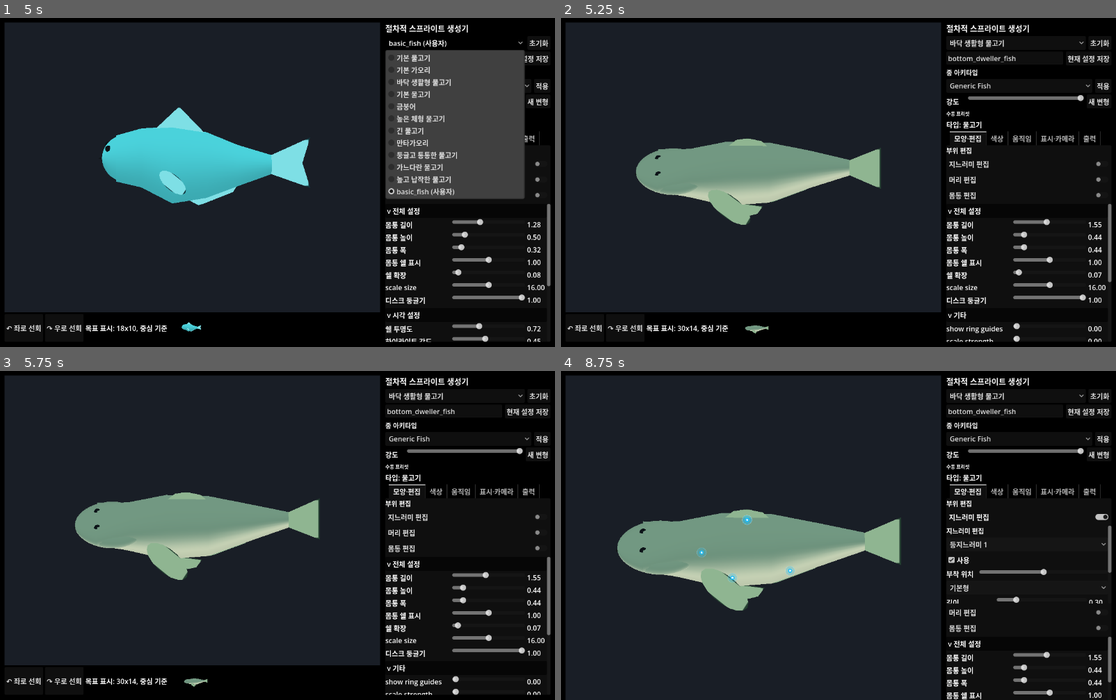
Above: before the commit, frames 1-4 (two rows, left to right).
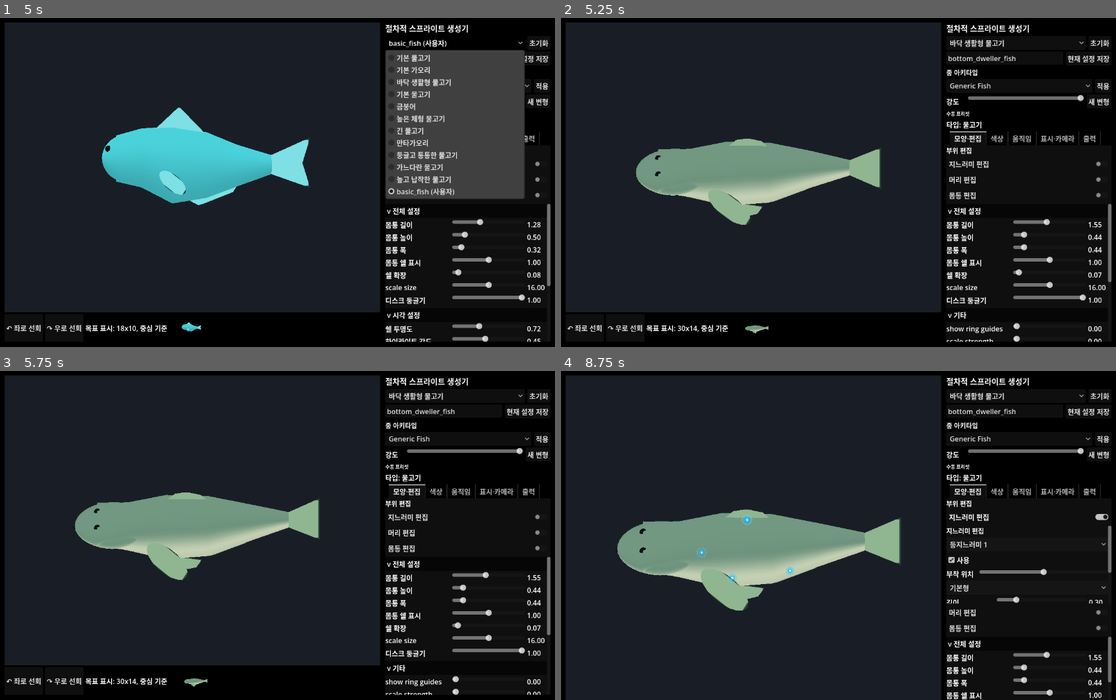
Above: after the commit, the same moments.

Repository: currywhaleshark/aquarium_sprite_mock-up_generator
Game: Godot game, scene res://scenes/Main.tscn
Two runs of this game, one before a commit and one after it. Both use one fixed random seed, a clock stepped at 60 frames per second and the inputs below.
Inputs:
- Up to frame 1 (5 s): click "↶ 좌로 선회" at 0.5 s; click "↷ 우로 선회" at 1.25 s; click "기본 물고기" at 2 s; click "초기화" at 2.75 s; click "현재 설정 저장" at 3.5 s; click "basic_fish (사용자)" at 4.25 s
- Up to frame 2 (5.25 s): click "Generic Fish" at 5 s
- Up to frame 3 (5.75 s): no input
- Up to frame 4 (8.75 s): click "바닥 생활형 물고기" at 5.75 s; click "적용" at 6.5 s; click "새 변형" at 7.25 s; click "지느러미 편집" at 8 s

Frame 1 is identical in both runs. In frame 2, less than 0.1% of the frame differs, in the area x 13-34%, y 39-95%; in frame 3, less than 0.1%; in frame 4, less than 0.1%, in the area x 10-20%, y 45-63%.

Commit message:
feat(head): jaw offset translates the whole snout with the mouth
Adjusting the jaw moved only the mouth, leaving it floating in front of a rigid
head. Now the jaw offset drives a vertical shift (snout_y_shift) that translates
the snout as a rigid block - it does not curve - and ramps smoothly back into the
head body over a short blend span. The mouth, snout appendage socket, and barbel
cluster all ride the same shift so they stay attached to the snout.

The shift amount matches each mouth type's vertical offset from its no-jaw
baseline, so mouth and geometry move together. Threaded through HeadProfile and
the head sculpt params. Adds a HeadEditorModelTest regression check that dropping
the jaw lowers both the mouth and the front head-mesh vertices. Full suite green.

Co-Authored-By: Claude Opus 4.8 <noreply@anthropic.com>

Diff:
--- a/scripts/creature/FishRig.gd
+++ b/scripts/creature/FishRig.gd
@@ -1398,7 +1398,17 @@
 		"snout_base": param_float("snout_base", HeadProfile.SNOUT_BLEND_HALF),
 		"snout_thickness": param_float("snout_thickness", 1.0),
 		"snout_taper": param_float("snout_taper", 0.0),
+		"snout_y_shift": _snout_y_shift(),
 	}
+
+# How far the snout is translated vertically by the jaw. Matches the mouth's own
+# vertical offset from its no-jaw baseline (see _mouth_position_for_type) so the
+# snout geometry and the mouth move together instead of the mouth floating.
+func _snout_y_shift() -> float:
+	var jaw_offset := param_float("jaw_offset", 0.0)
+	if String(parameters.get("mouth_type", "terminal")) == "superior":
+		return absf(jaw_offset)
+	return jaw_offset
 
 func _head_scale_for_shape(shape: String, head_size: float, body_height: float, body_width: float) -> Vector3:
 	var flatten := clampf(param_float("head_flattening", 0.0), 0.0, 0.65)
@@ -1543,7 +1553,7 @@
 	if snout_app_type != "none":
 		var snout_socket := Node3D.new()
 		snout_socket.name = "SnoutSocket"
-		snout_socket.position = Vector3(-0.5 - snout_length, 0.0, 0.0)
+		snout_socket.position = Vector3(-0.5 - snout_length, _snout_y_shift(), 0.0)
 		# Cancel out head scaling so the appendage isn't deformed
 		snout_socket.scale = Vector3(1.0 / head.scale.x, 1.0 / head.scale.y, 1.0 / head.scale.z)
 		head.add_child(snout_socket)
@@ -1656,7 +1666,7 @@
 		return
 	var root := Node3D.new()
 	root.name = "BarbelCluster_%s" % style
-	root.position = Vector3(-0.48 - snout_length * 0.18, -0.12, 0.0)
+	root.position = Vector3(-0.48 - snout_length * 0.18, -0.12 + _snout_y_shift(), 0.0)
 	head.add_child(root)
 	var specs := []
 	match style:
@@ -1707,25 +1717,25 @@
 			root.add_child(downturn)
 
 func _mouth_position_for_type(mouth_type: String, _head_scale: Vector3, _snout_length: float) -> Vector3:
-	# _head_front_surface_x now follows the deformed snout tip, so the snout length
-	# is no longer added to the outset here (that double-counted the protrusion).
-	var jaw_offset := param_float("jaw_offset", 0.0)
+	# The mouth sits on the snout at its no-jaw baseline height, then rides the snout
+	# vertical shift so it stays attached to the deformed geometry (the mesh applies the
+	# same shift via snout_y_shift). _head_front_surface_x already follows the snout tip
+	# in x, so the snout length is not re-added to the outset here.
+	var base_y := 0.0
+	var outset := 0.035
 	match mouth_type:
 		"superior":
-			var y := 0.11 + absf(jaw_offset)
-			return Vector3(_head_front_surface_x(y, 0.0, 0.035), y, 0.0)
+			base_y = 0.11
 		"inferior":
-			var y := -0.14 + jaw_offset
-			return Vector3(_head_front_surface_x(y, 0.0, 0.028), y, 0.0)
+			base_y = -0.14
+			outset = 0.028
 		"subterminal":
-			var y := -0.07 + jaw_offset
-			return Vector3(_head_front_surface_x(y, 0.0, 0.032), y, 0.0)
+			base_y = -0.07
+			outset = 0.032
 		"protrusible":
-			var y := jaw_offset
-			return Vector3(_head_front_surface_x(y, 0.0, 0.10), y, 0.0)
-		_:
-			var y := jaw_offset
-			return Vector3(_head_front_surface_x(y, 0.0, 0.035), y, 0.0)
+			outset = 0.10
+	var shift := _snout_y_shift()
+	return Vector3(_head_front_surface_x(base_y, 0.0, outset), base_y + shift, 0.0)
 
 func _mouth_angle_for_type(mouth_type: String) -> float:
 	match mouth_type:
--- a/scripts/creature/HeadProfile.gd
+++ b/scripts/creature/HeadProfile.gd
@@ -89,3 +89,20 @@
 # Height of the nuchal/forehead mass for the given forehead slope.
 static func hump_height(forehead_slope: float) -> float:
 	return HUMP_BASE_HEIGHT + forehead_slope * HUMP_SLOPE_GAIN
+
+# How far past the snout window the vertical shift blends back into the head body.
+const JAW_BLEND_SPAN := 0.18
+
+# Vertical shift applied so the whole snout translates with the jaw (the mouth's
+# offset from its no-jaw baseline). The snout (u < snout_base) moves as a RIGID block
+# by `shift` - it does not curve - then ramps smoothly to 0 over JAW_BLEND_SPAN so it
+# rejoins the head body without a step.
+static func snout_y_shift(shift: float, u: float, snout_base: float = SNOUT_BLEND_HALF) -> float:
+	if shift == 0.0:
+		return 0.0
+	if u <= snout_base:
+		return shift
+	if u >= snout_base + JAW_BLEND_SPAN:
+		return 0.0
+	var t := (u - snout_base) / JAW_BLEND_SPAN
+	return shift * (1.0 - smoothstep(0.0, 1.0, t))
--- a/scripts/creature/PrimitiveFactory.gd
+++ b/scripts/creature/PrimitiveFactory.gd
@@ -31,6 +31,7 @@
 	var snout_base := float(sculpt.get("snout_base", HeadProfile.SNOUT_BLEND_HALF))
 	var snout_thickness := float(sculpt.get("snout_thickness", 1.0))
 	var snout_taper := float(sculpt.get("snout_taper", 0.0))
+	var snout_shift := float(sculpt.get("snout_y_shift", 0.0))
 
 	var grid := []
 	for i in range(rings + 1):
@@ -73,6 +74,10 @@
 			# 4. Flattened head
 			if shape == "flattened" and y < 0.0:
 				y *= HeadProfile.FLATTEN_MESH_FACTOR
+
+			# 5. Jaw shift: the whole snout translates with the mouth (rigid, no curve).
+			if shape != "cephalofoil":
+				y += HeadProfile.snout_y_shift(snout_shift, u, snout_base)
 
 			ring_vertices.append(Vector3(x, y, z))
 		grid.append(ring_vertices)
--- a/scripts/tools/HeadEditorModelTest.gd
+++ b/scripts/tools/HeadEditorModelTest.gd
@@ -56,9 +56,45 @@
 	assert(float(pointed_shell_profile[0].x) > head_after.position.x - head_after.scale.x * 0.35)
 	assert(float(pointed_shell_profile[0].x) < head_after.position.x - head_after.scale.x * 0.05)
 
+	# Jaw bend: dropping the jaw must move the snout geometry with the mouth, not
+	# leave the mouth floating in front of a rigid head.
+	var neutral_jaw: Dictionary = fish.parameters.duplicate(true)
+	neutral_jaw["head_shape"] = "rounded"
+	neutral_jaw["mouth_type"] = "terminal"
+	neutral_jaw["snout_length"] = 0.2
+	neutral_jaw["snout_appendage"] = "none"
+	neutral_jaw["head_flattening"] = 0.0
+	neutral_jaw["jaw_offset"] = 0.0
+	fish.set_parameters(neutral_jaw)
+	await get_tree().process_frame
+	await get_tree().process_frame
+	var neutral_tip_y := _front_tip_min_y(fish.get_node_or_null("BodyPivot/Head") as MeshInstance3D)
+	var neutral_mouth_y := (fish.get_node_or_null("BodyPivot/Head/Mouth") as MeshInstance3D).position.y
+
+	var dropped_jaw: Dictionary = neutral_jaw.duplicate(true)
+	dropped_jaw["mouth_type"] = "inferior"
+	dropped_jaw["jaw_offset"] = -0.28
+	fish.set_parameters(dropped_jaw)
+	await get_tree().process_frame
+	await get_tree().process_frame
+	var dropped_tip_y := _front_tip_min_y(fish.get_node_or_null("BodyPivot/Head") as MeshInstance3D)
+	var dropped_mouth_y := (fish.get_node_or_null("BodyPivot/Head/Mouth") as MeshInstance3D).position.y
+	assert(dropped_mouth_y < neutral_mouth_y - 0.2)
+	assert(dropped_tip_y < neutral_tip_y - 0.1)
+
 	DirAccess.make_dir_recursive_absolute(ProjectSettings.globalize_path("res://exports/test_results"))
 	var file := FileAccess.open("res://exports/test_results/head_editor_model.ok", FileAccess.WRITE)
 	file.store_string("head editor model applied")
 	file.close()
 	print("HEAD_EDITOR_MODEL_TEST_OK")
 	get_tree().quit(0)
+
+func _front_tip_min_y(head: MeshInstance3D) -> float:
+	var arr_mesh := head.mesh as ArrayMesh
+	var arrays := arr_mesh.surface_get_arrays(0)
+	var verts: PackedVector3Array = arrays[Mesh.ARRAY_VERTEX]
+	var min_y := INF
+	for v in verts:
+		if v.x < -0.45:
+			min_y = minf(min_y, v.y)
+	return min_y
Not shown, added: scripts/creature/HeadProfile.gd.uid
